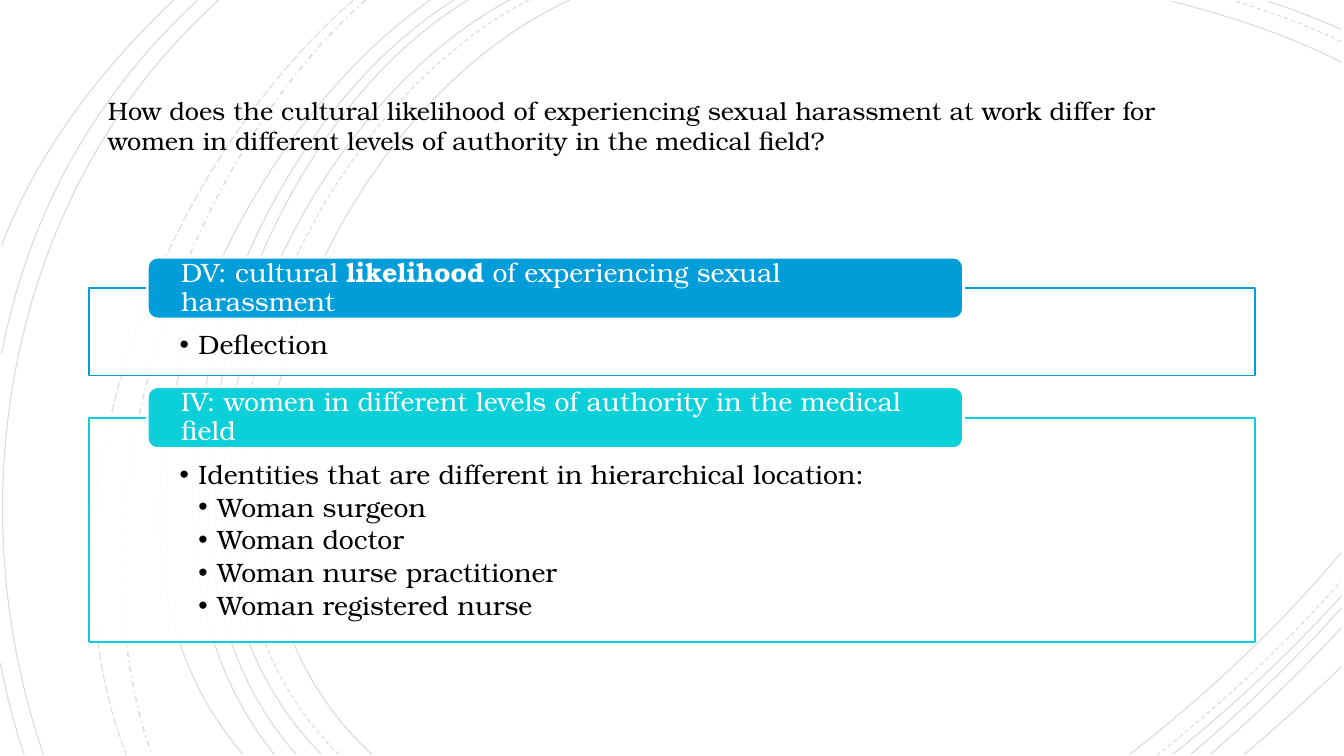
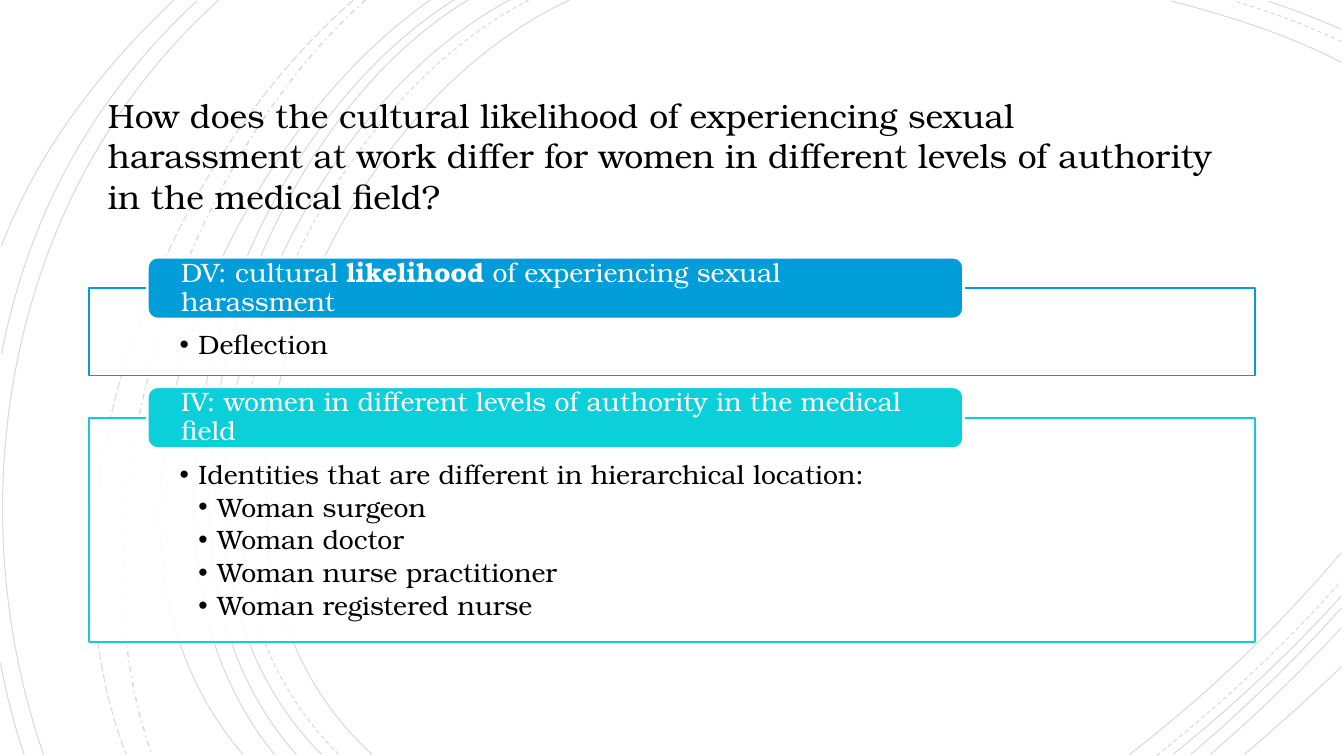
Before and after one commit to ekmaloney/soc490s, a slide deck: slide 8 of slides/march_8.pptx (slide 7 before the commit). Drawn at 1344x756 pixels with LibreOffice and Linux fonts; fonts in the diff are those of the drawing. Boxes give left, top, right and bottom in pixels: in the first picture for what was removed or moved away, otherwise in the second. Text is boxed around its words. In the diff, an @@ line names an element or a change of style, - is before the commit and + after.

```diff
--- a/slides/march_8.pptx
+++ b/slides/march_8.pptx
@@ text "How does the cultural likelihood ..." at (x1=108, y1=103, x2=1212, y2=210): size 18 to 24 pt @@
```
Also in this commit, not shown: 2 other slides changed, 21 slides added, 1 slide removed, 8 other files.
